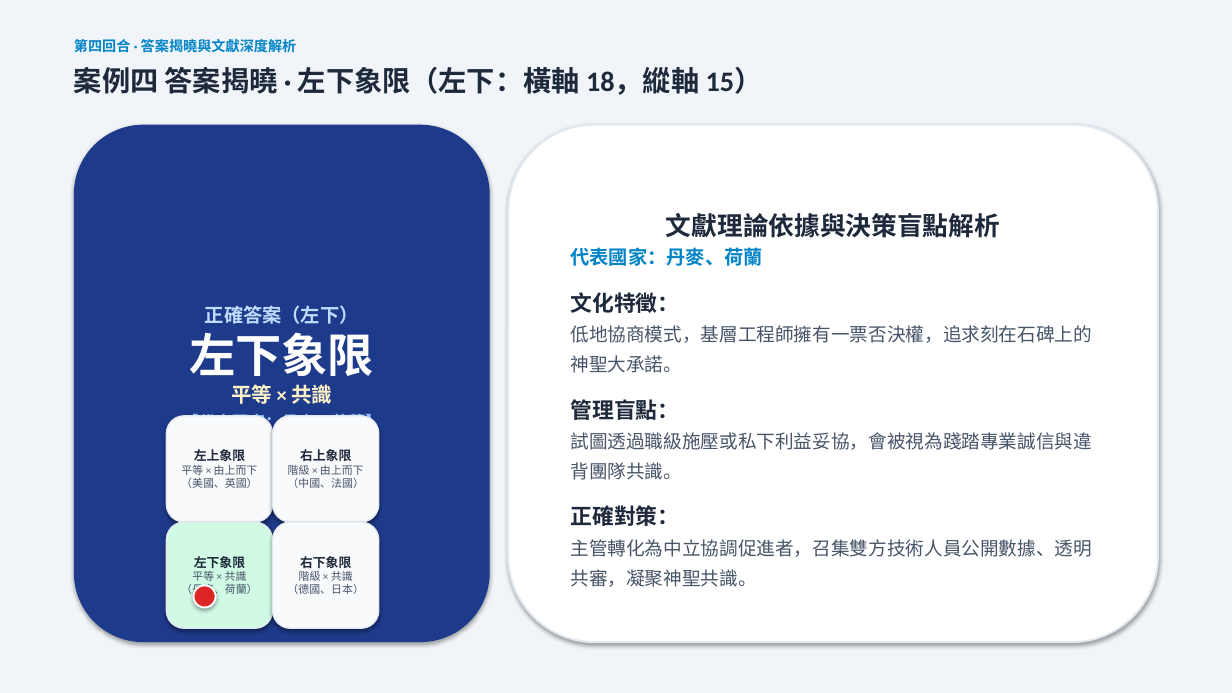
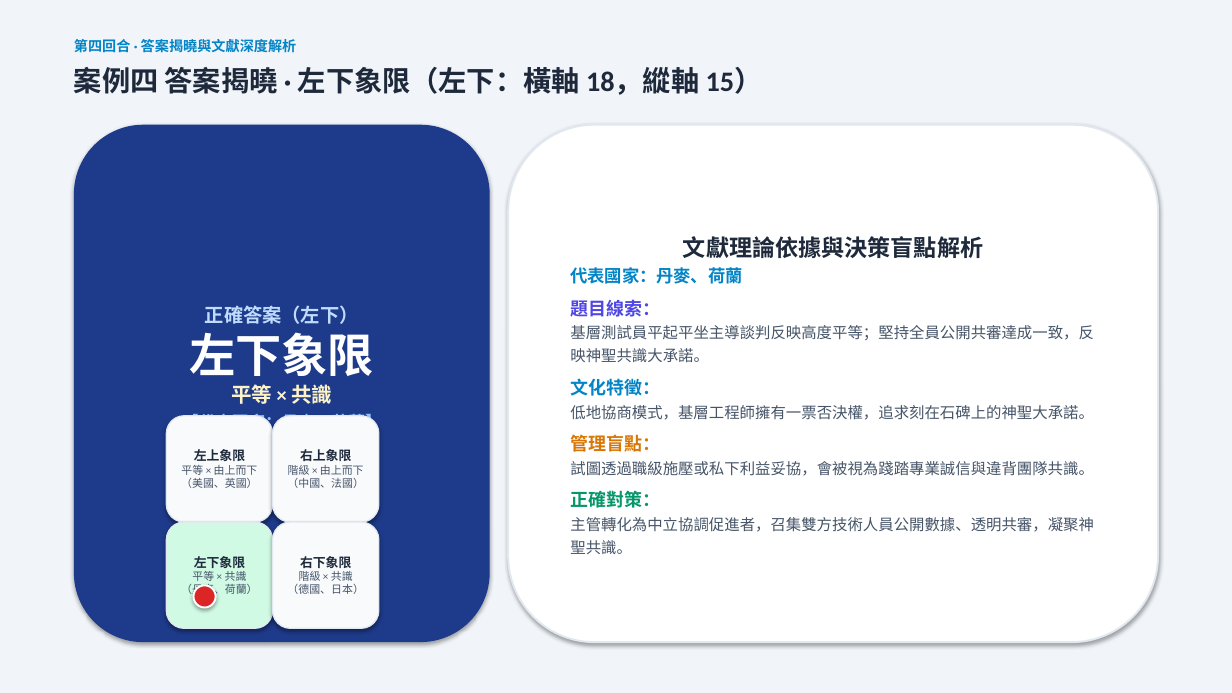
Before and after one commit to routerdd1818-tech/OB, a slide deck: slide 12 of 誰是文化王_備案簡報_Who_Is_Culture_King.pptx. Drawn at 1232x693 pixels with LibreOffice and Linux fonts; fonts in the diff are those of the drawing. Boxes give left, top, right and bottom in pixels: in the first picture for what was removed or moved away, otherwise in the second. Text is boxed around its words. In the diff, an @@ line names an element or a change of style, - is before the commit and + after.

```diff
--- a/誰是文化王_備案簡報_Who_Is_Culture_King.pptx
+++ b/誰是文化王_備案簡報_Who_Is_Culture_King.pptx
@@ text in rounded rectangle at (570,236,1094,554): size 20 to 18 pt in "文獻理論依據與決策盲點解析"; size 15 to 13.5 pt in "代表國家：丹麥、荷蘭"; size 17 to 14 pt in "文化特徵：", "管理盲點：", "正確對策："; text colour #1E293B to #0284C7 in "文化特徵："; size 14.5 to 12 pt in "低地協商模式，基層工程師擁有一票否決權，追求刻在石碑上的神聖大承諾。", "試圖透過職級施壓或私下利益妥協，會被視為踐踏專業誠信與違背團隊共識。", "主管轉化為中立協調促進者，召集雙方技術人員公開數據、透明共審，凝聚神聖共識。"; text colour #1E293B to #D97706 in "管理盲點："; text colour #1E293B to #059669 in "正確對策："; less space between paragraphs; line spacing 1.35 to 1.25 @@
@@ text in rounded rectangle at (570,299,1094,363): paragraphs added @@
+題目線索：
+基層測試員平起平坐主導談判反映高度平等；堅持全員公開共審達成一致，反映神聖共識大承諾。
```
Also in this commit, not shown: 3 other slides changed, 5 other files.
